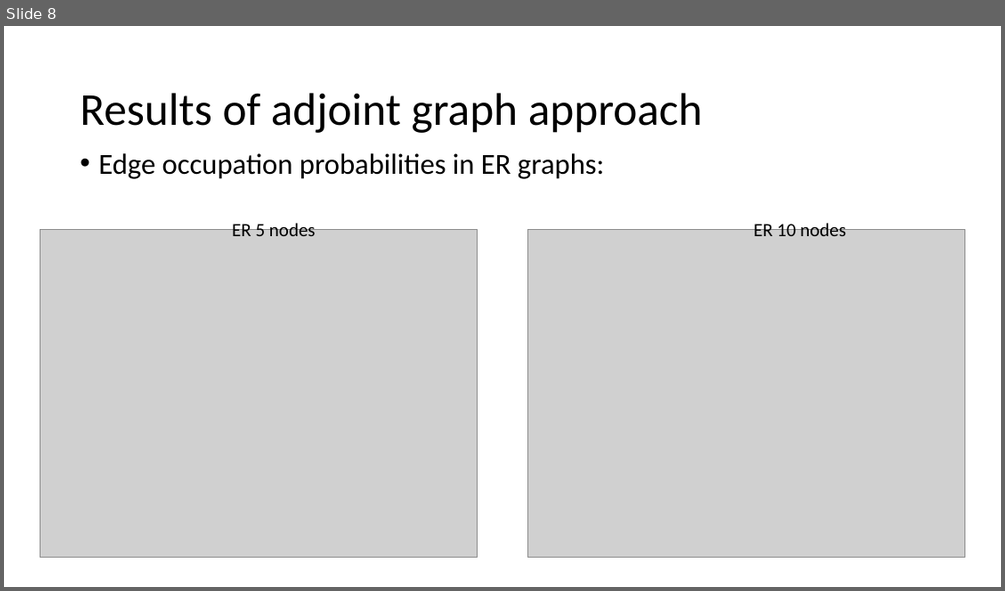
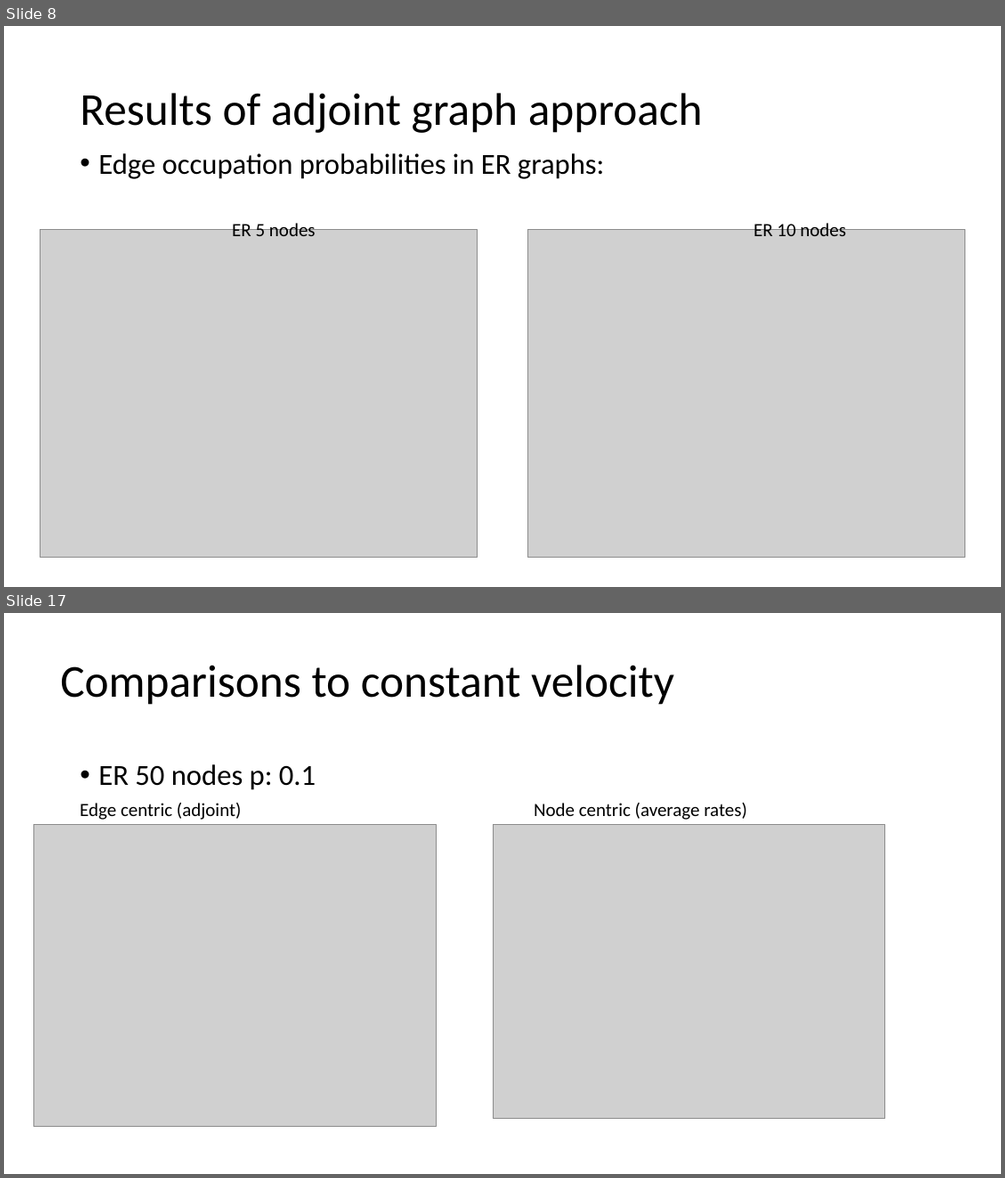
Before and after one commit to COSIN3-UOC/Hodge_decomposition, a slide deck: results_04_05.pptx. Shown one above the other, each under a label of ours: slide 8 before the commit, slides 8 and 17 after it; the slides between them are not shown. The pictures are 1005x591 and 1005x1178 pixels, drawn with LibreOffice and Linux fonts; fonts in the diff are those of the drawing; grey boxes stand for pictures. Boxes give left, top, right and bottom in pixels: in the first picture for what was removed or moved away, otherwise in the second. Text is boxed around its words. In the diff, an @@ line names an element or a change of style, - is before the commit and + after.

Commit message:
comparison dynamical models

```diff
--- a/results_04_05.pptx
+++ b/results_04_05.pptx
@@ slide 17 added at [4,613,1001,1174], background #FFFFFF @@
@@ title added at [60,665,674,705], 44 pt, text #000000 @@
+Comparisons to constant velocity
@@ text added at [98,764,316,790], 28 pt, text #000000 @@
+• ER 50 nodes p: 0.1
@@ picture added at [33,825,436,1127] @@
@@ text added at [80,803,242,819], 18 pt, text #000000 @@
+Edge centric (adjoint)
@@ picture added at [493,825,884,1119] @@
@@ text added at [534,803,747,819], 18 pt, text #000000 @@
+Node centric (average rates)
```
Also in this commit, not shown: 1 slide changed, 8 other slides added, 12 other files.
